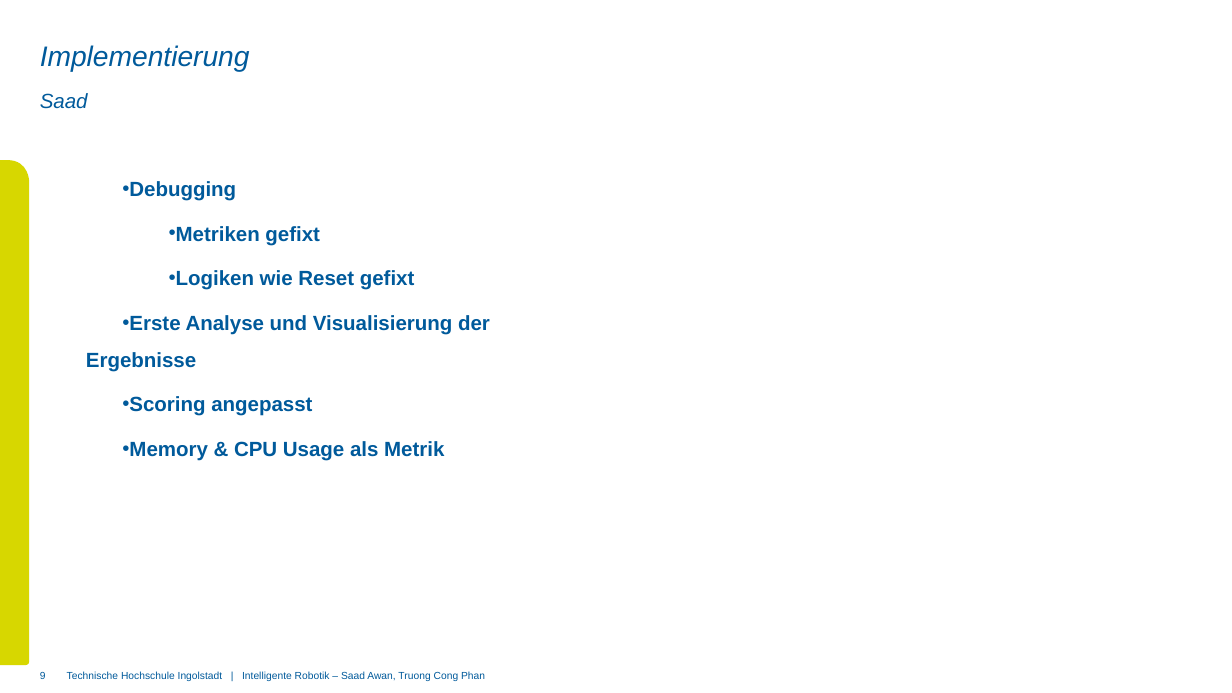
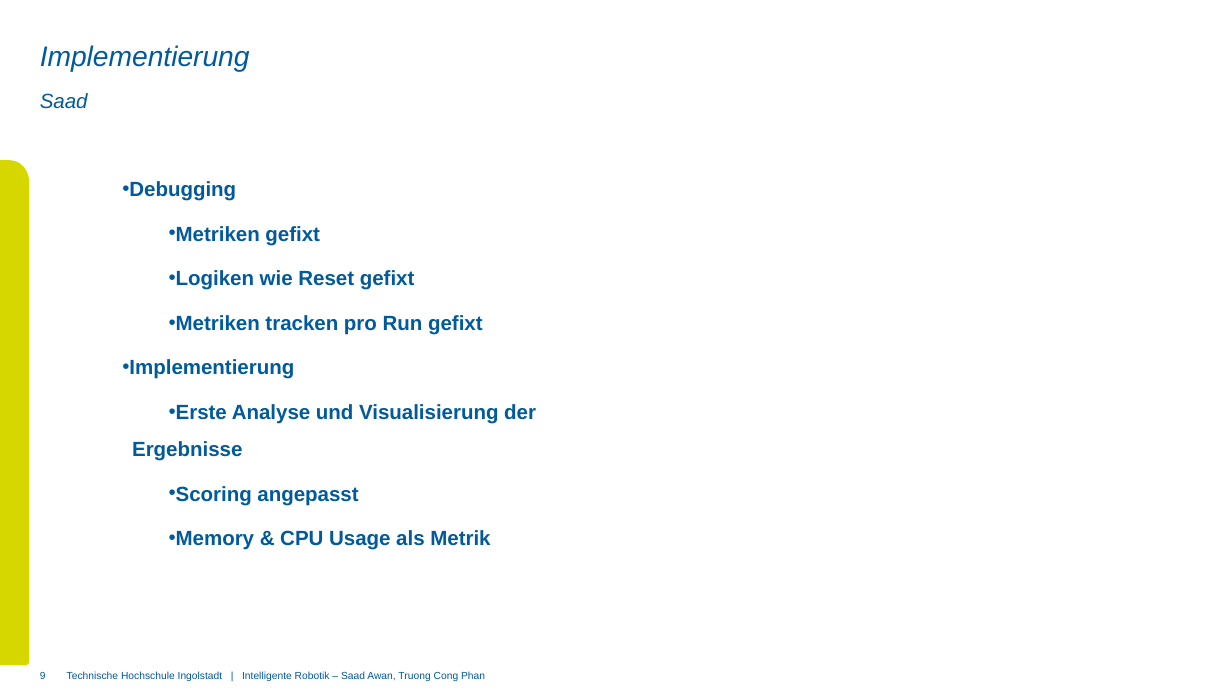
Before and after one commit to saadAw/introb, a slide deck: slide 9 of presentation/intelligente_robotik.pptx. Drawn at 1232x693 pixels with LibreOffice and Linux fonts; fonts in the diff are those of the drawing; background and template pictures are left out. Boxes give left, top, right and bottom in pixels: in the first picture for what was removed or moved away, otherwise in the second. Text is boxed around its words. In the diff, an @@ line names an element or a change of style, - is before the commit and + after.

```diff
--- a/presentation/intelligente_robotik.pptx
+++ b/presentation/intelligente_robotik.pptx
@@ text at (129,315,483,379): paragraphs added @@
+  • Metriken tracken pro Run gefixt
+• Implementierung
@@ text at (132,404,536,550): list level 1 to 2 in "Erste Analyse und Visualisierung der ..."; list level 1 to 2 in "Scoring angepasst"; list level 1 to 2 in "Memory & CPU Usage als ..." @@
```
Also in this commit, not shown: 5 other slides changed, 2 slides removed.
